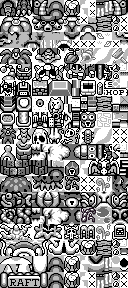
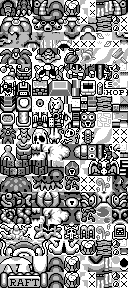
Revision of a layered w=128, h=288 image; what changed, layer by layer:
hid "swamp vine copy" over [80, 208, 96, 224]
hid "Background" over [80, 208, 96, 224]
